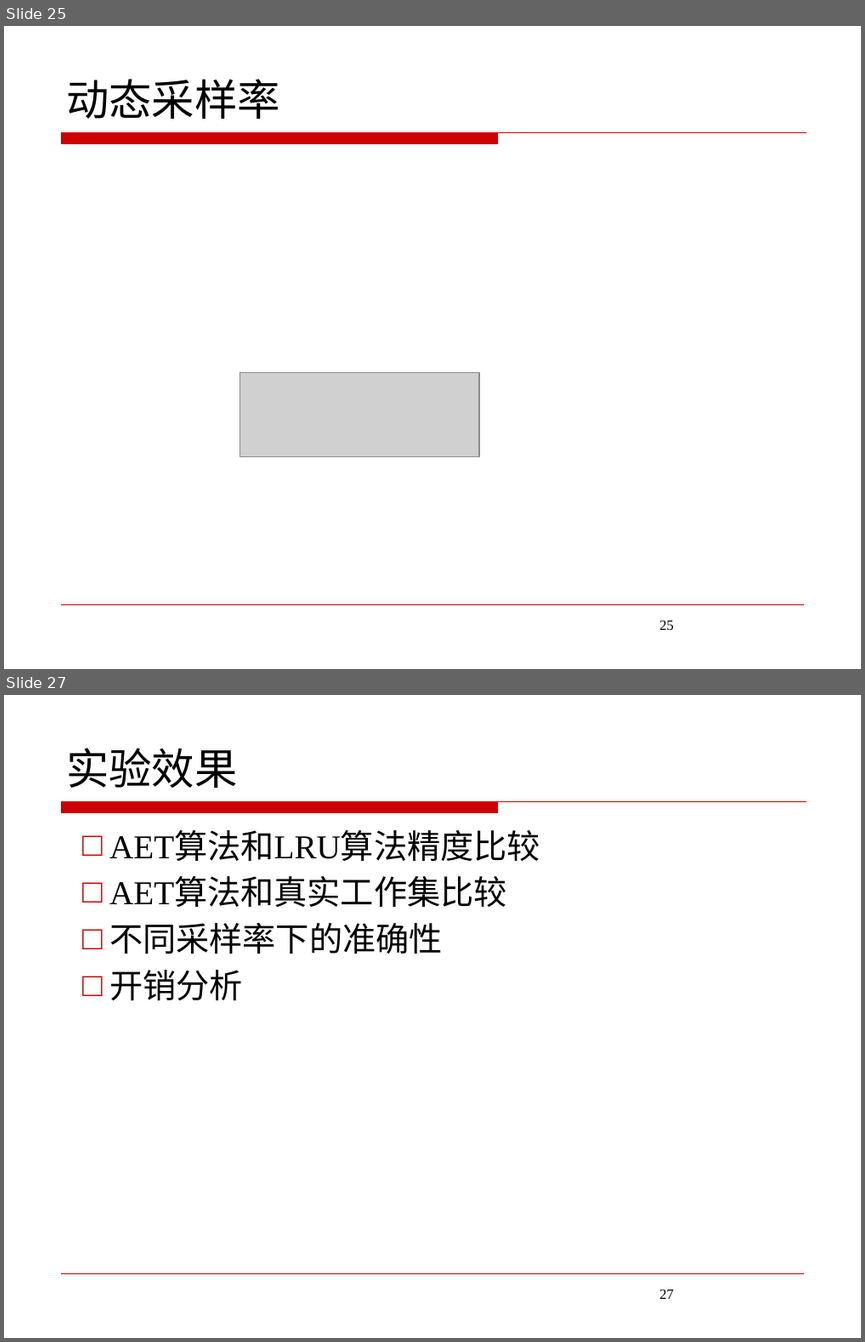
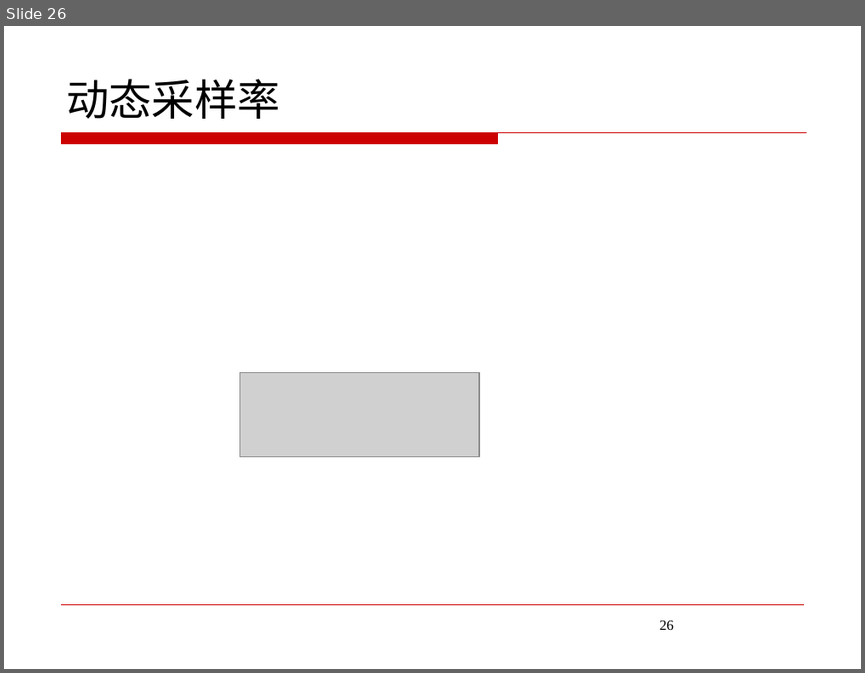
Before and after one commit to JoeHF/aet_data, a slide deck: 答辩/答辩ppt.pptx. Shown one above the other, each under a label of ours: slides 25 and 27 before the commit, slide 26 after it; the slides between them are not shown. The pictures are 865x1342 and 865x673 pixels, drawn with LibreOffice and Linux fonts; fonts in the diff are those of the drawing; grey boxes stand for pictures; background and template pictures are left out. Boxes give left, top, right and bottom in pixels: in the first picture for what was removed or moved away, otherwise in the second. Text is boxed around its words. In the diff, an @@ line names an element or a change of style, - is before the commit and + after.

```diff
--- a/答辩/答辩ppt.pptx
+++ b/答辩/答辩ppt.pptx
@@ slide 27 removed at (4,695,861,1338), background #FFFFFF; not listed: 2 template elements that a slide beside it also shows @@
@@ title removed at (66,748,238,788) @@
-实验效果
@@ text removed at (109,832,540,1001) @@
-□ AET算法和LRU算法精度比较
-□ AET算法和真实工作集比较
-□ 不同采样率下的准确性
-□ 开销分析
@@ page number removed at (659,1289,674,1299) @@
-27
@@ what was slide 25 is now slide 26 @@
@@ page number at (659,620,674,630): text changed @@
-25
+26
```
Also in this commit, not shown: 10 slides changed, 3 slides added, 6 other slides removed, 11 other files.
